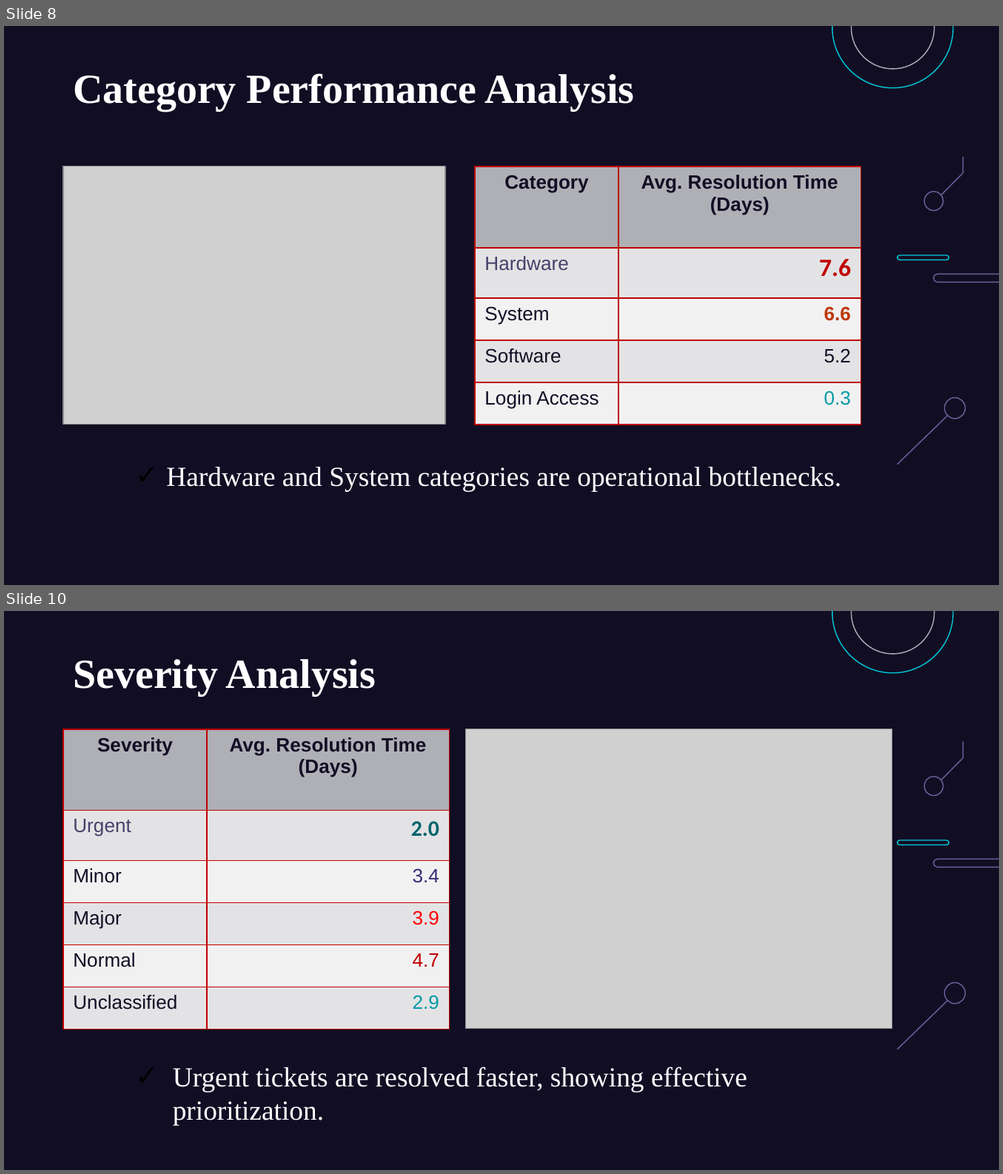
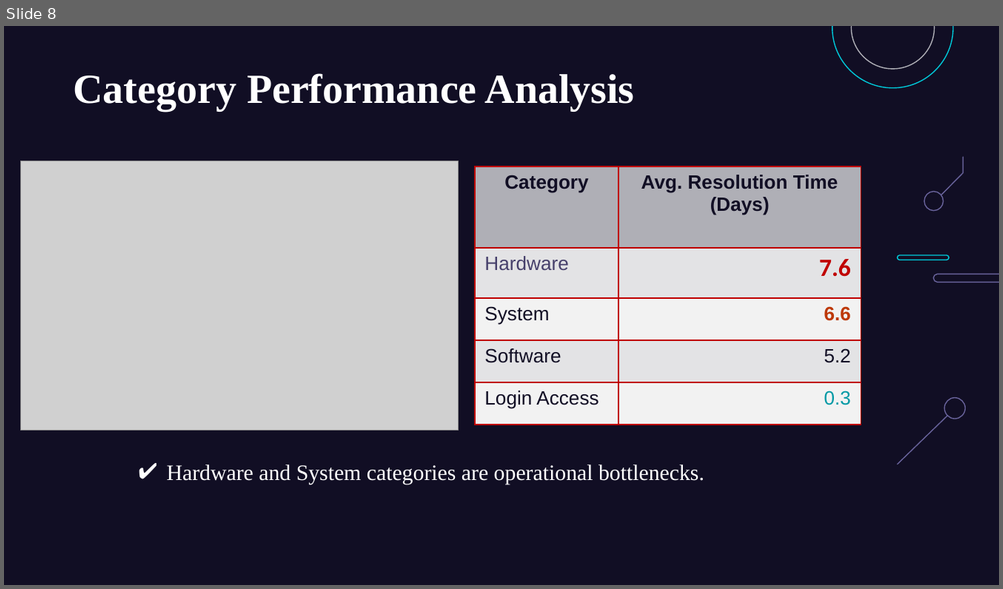
Before and after one commit to jemish123/IT_Ticket_Analysis, a slide deck: SpreadSheet_Project_IT_Ticket_Analysis.pptx. Shown one above the other, each under a label of ours: slides 8 and 10 before the commit, slide 8 after it; the slides between them are not shown. The pictures are 1003x1174 and 1003x589 pixels, drawn with LibreOffice and Linux fonts; fonts in the diff are those of the drawing; grey boxes stand for pictures. Boxes give left, top, right and bottom in pixels: in the first picture for what was removed or moved away, otherwise in the second. Text is boxed around its words. In the diff, an @@ line names an element or a change of style, - is before the commit and + after.

```diff
--- a/SpreadSheet_Project_IT_Ticket_Analysis.pptx
+++ b/SpreadSheet_Project_IT_Ticket_Analysis.pptx
@@ slide 10 removed at (4, 611, 999, 1170), background #110E24; not listed: 8 template elements that a slide beside it also shows @@
@@ text removed at (73, 659, 375, 696) @@
-Severity Analysis
@@ table removed at (62, 729, 449, 1030), 6 rows, 2 columns @@
-Severity | Avg. Resolution Time (Days)
-Urgent | 2.0
-Minor | 3.4
-Major | 3.9
-Normal | 4.7
-Unclassified | 2.9
@@ picture removed at (466, 729, 892, 1030) @@
@@ text removed at (173, 1067, 747, 1125) @@
-✓ Urgent tickets are resolved faster, showing effective prioritization.
@@ slide 8 changed as well @@
@@ picture: place and size @@
-picture at (64, 167, 446, 425)
+picture at (21, 161, 458, 431)
@@ table at (475, 167, 860, 492) @@
@@ fill #F2F2F3 to #F2F2F2 in 4 cells @@
@@ text colour #009AA6 to #0099A5 in "0.3" @@
@@ text "Hardware and System categories are ..." at (167, 465, 704, 485): size 20 to 16 pt; bullet ✓ to ✔; bullet colour #000000 to #FFFFFF @@
```
Also in this commit, not shown: 16 other slides changed, 5 slides added, 1 other slide removed, 6 other files.
